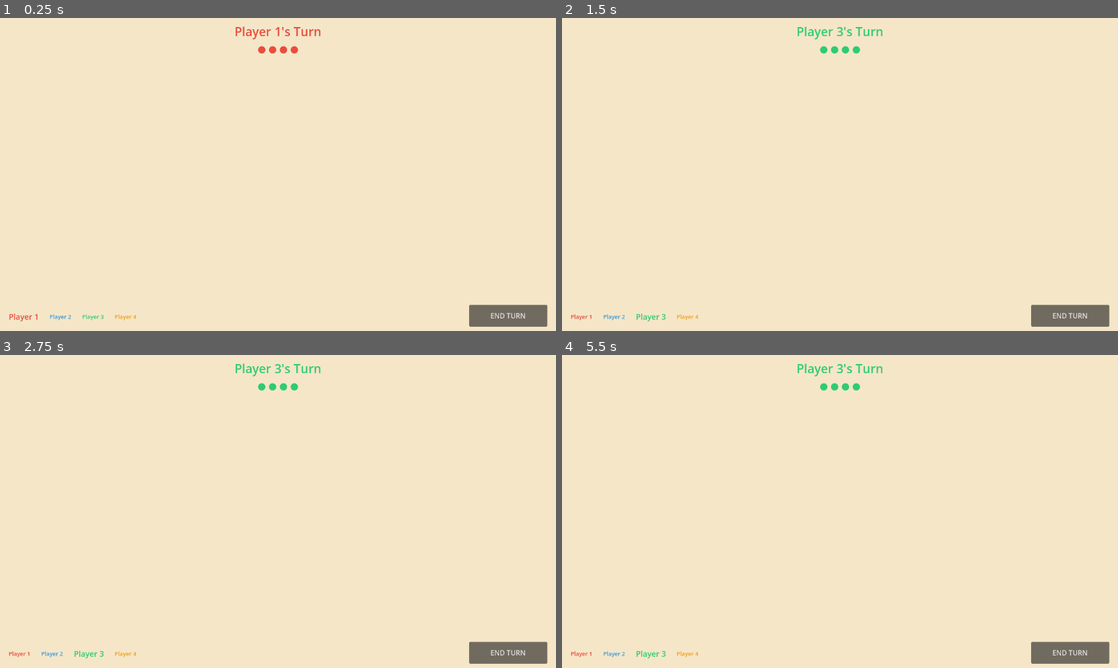
Above: before the commit, frames 1-4 (two rows, left to right).
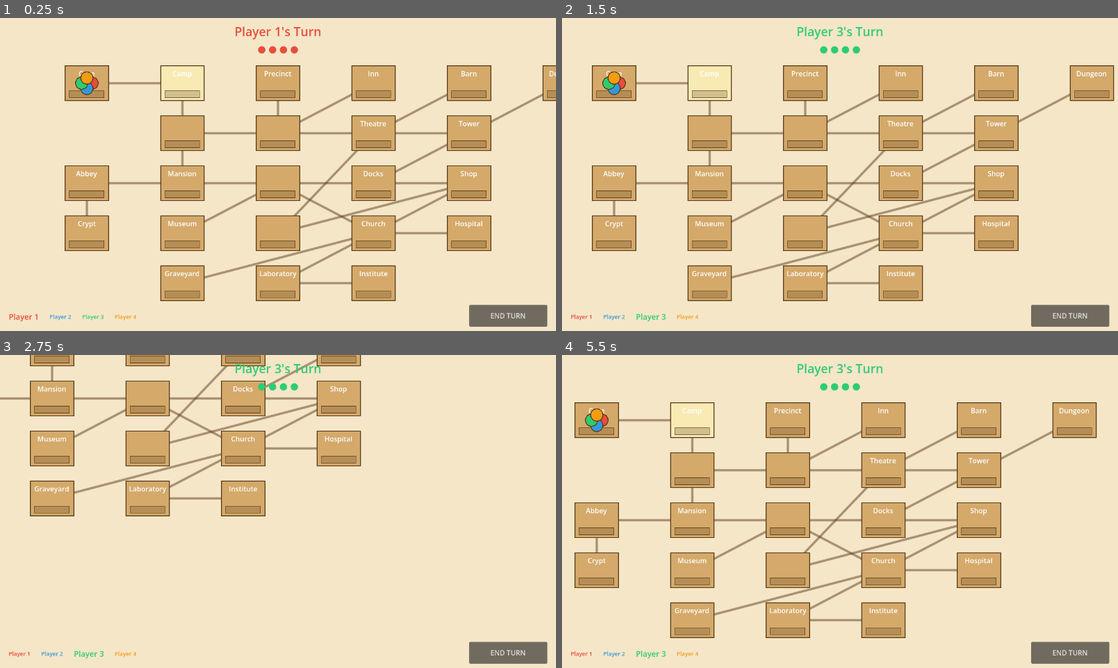
Above: after the commit, the same moments.

Repository: arlopurcell/horrified-board-game
Game: Godot game, scene res://scenes/Main.tscn
The game is run twice, just before and just after one commit, with the same random seed, the same clock (stepped at 60 frames per second) and the same inputs. The project has no main scene, so this scene is started directly.
Inputs (mouse positions are in pixels of both pictures, inside the frame that each line leads up to):
- Up to frame 1 (0.25 s): no input
- Up to frame 2 (1.5 s): click "END TURN" at 0.5 s; tap Enter at 1.25 s; move the mouse to (962, 158) at 1.27 s; hold D from 1.28 s (still down); click (962, 158) at 1.42 s
- Up to frame 3 (2.75 s): move the mouse to (166, 527) at 2.02 s; release D at 2.03 s; hold S from 2.03 s (still down)
- Up to frame 4 (5.5 s): move the mouse to (895, 442) at 2.77 s; release S at 2.78 s; hold D 2.78-3.53 s; move the mouse to (812, 574) at 3.52 s; hold W 3.53-4.28 s; click (812, 574) at 3.67 s; move the mouse to (1006, 558) at 4.27 s; hold A from 4.28 s (still down); move the mouse to (673, 464) at 5.02 s

The runs differ from the first frame. In frame 1, 22% of the frame differs, in the area x 11-100%, y 15-91%; in frame 2, 22%, in the area x 5-100%, y 15-91%; in frame 3, 12%; in frame 4, 22%.
Error before the commit: Parse Error: Cannot infer the type of "from" variable because the value doesn't have a set type. (res://scenes/Board.gd:24)

Commit message:
fix: type-annotate from/to in _draw to resolve Variant inference error

Diff:
--- a/scenes/Board.gd
+++ b/scenes/Board.gd
@@ -21,11 +21,11 @@
     for space_data in _board_data.spaces:
         if not space_data.id in _space_nodes:
             continue
-        var from := _space_nodes[space_data.id].position + SpaceNode.SIZE / 2
+        var from: Vector2 = (_space_nodes[space_data.id] as SpaceNode).position + SpaceNode.SIZE / 2
         for neighbor_id in space_data.neighbors:
             if neighbor_id <= space_data.id or not neighbor_id in _space_nodes:
                 continue
-            var to := _space_nodes[neighbor_id].position + SpaceNode.SIZE / 2
+            var to: Vector2 = (_space_nodes[neighbor_id] as SpaceNode).position + SpaceNode.SIZE / 2
             draw_line(from, to, CONNECTION_COLOR, CONNECTION_WIDTH, true)
 
 func get_space_center(space_id: int) -> Vector2:
